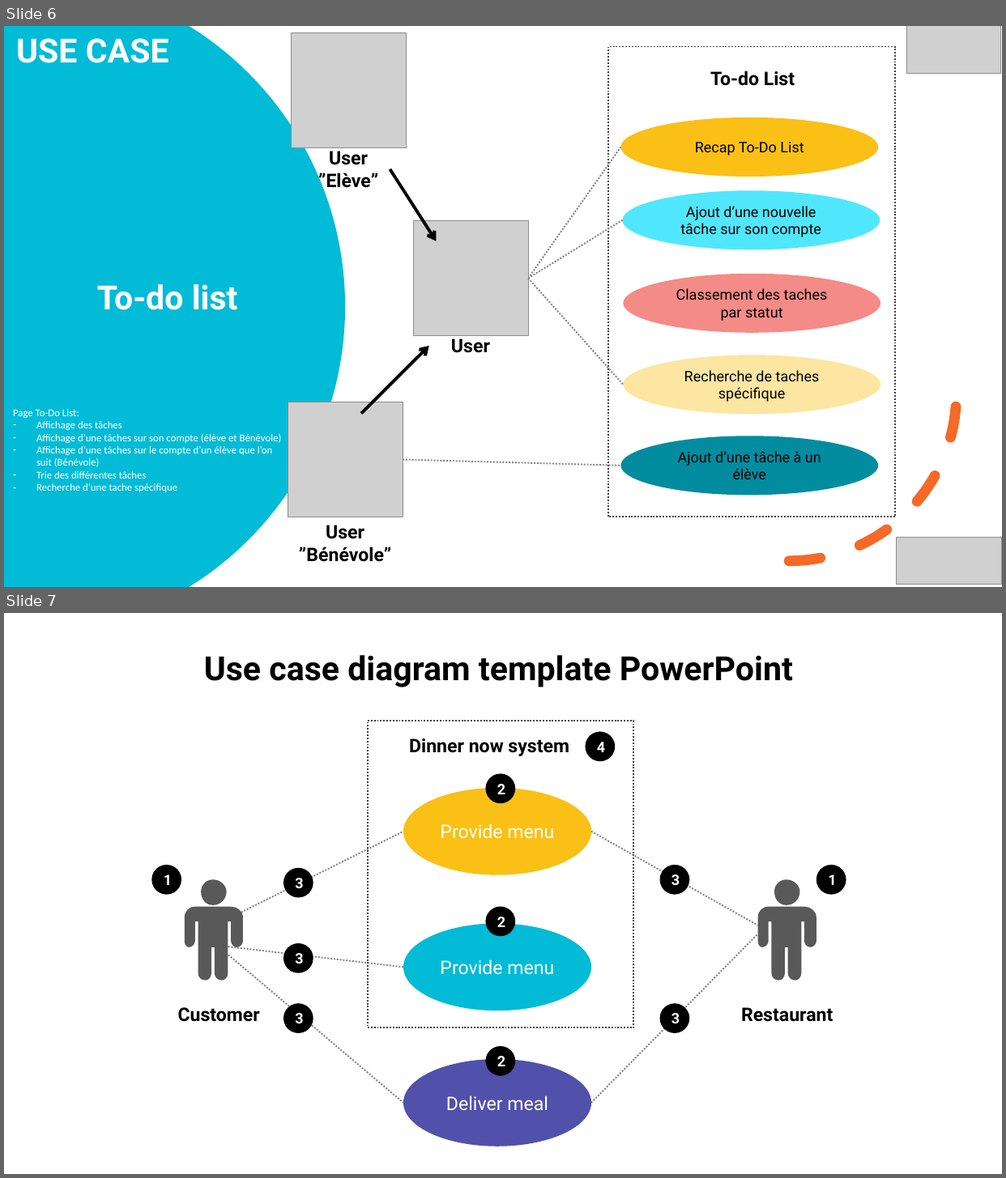
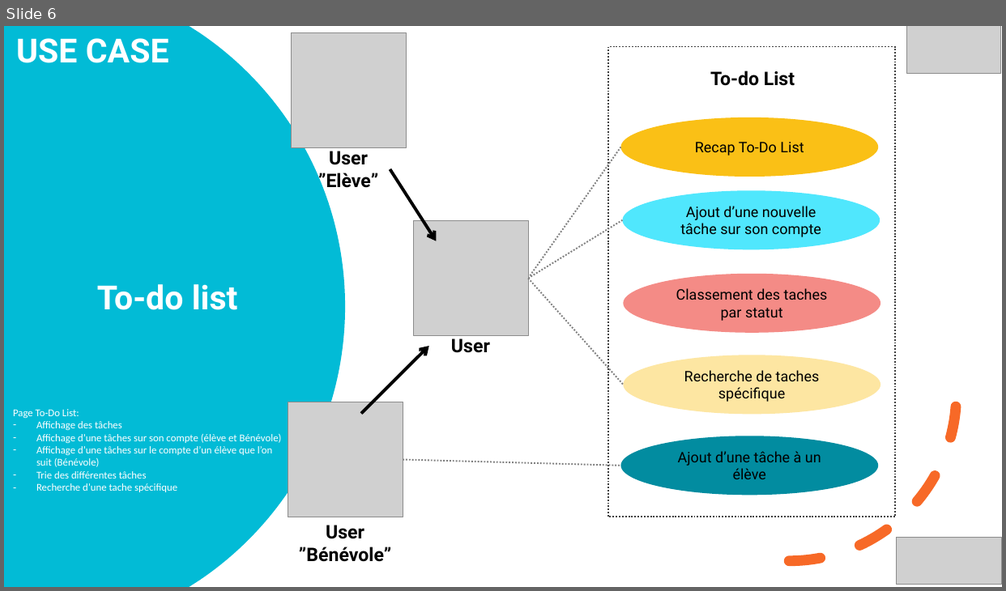
Before and after one commit to Belin27000/P10_Dev4U-LearnAtHome, a slide deck: Diagrammes_Cas_Dusages/DiagrammeUseCase.pptx. Shown one above the other, each under a label of ours: slides 6 and 7 before the commit, slide 6 after it. The pictures are 1006x1178 and 1006x591 pixels, drawn with LibreOffice and Linux fonts; fonts in the diff are those of the drawing; grey boxes stand for pictures. Boxes give left, top, right and bottom in pixels: in the first picture for what was removed or moved away, otherwise in the second. Text is boxed around its words. In the diff, an @@ line names an element or a change of style, - is before the commit and + after.

Commit message:
FEAT:Add all UseCase pdf file

```diff
--- a/Diagrammes_Cas_Dusages/DiagrammeUseCase.pptx
+++ b/Diagrammes_Cas_Dusages/DiagrammeUseCase.pptx
@@ slide 7 removed at [4, 613, 1002, 1174], background #FFFFFF @@
@@ text removed at [204, 655, 793, 688] @@
-Use case diagram template PowerPoint
@@ group removed at [151, 721, 846, 1147]: 14 ellipses, 5 lines, 3 texts, 2 freeform shapes, 1 rectangle @@
-Provide menu
-Provide menu
-Deliver meal
-Dinner now system
-2
-2
-2
-3
-3
-3
-3
-3
-4
-1
-Customer
-Restaurant
-1
```
Also in this commit, not shown: 8 other files.
